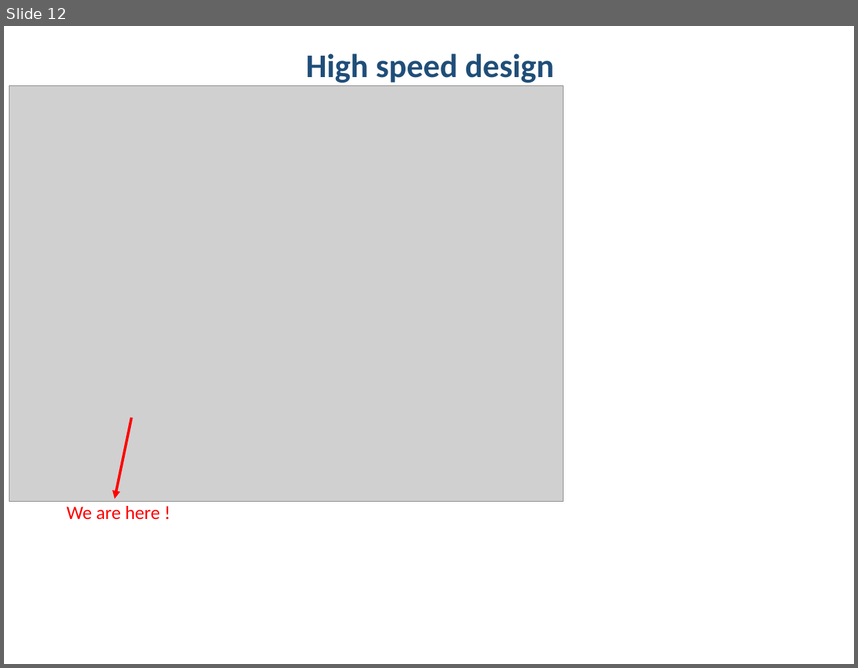
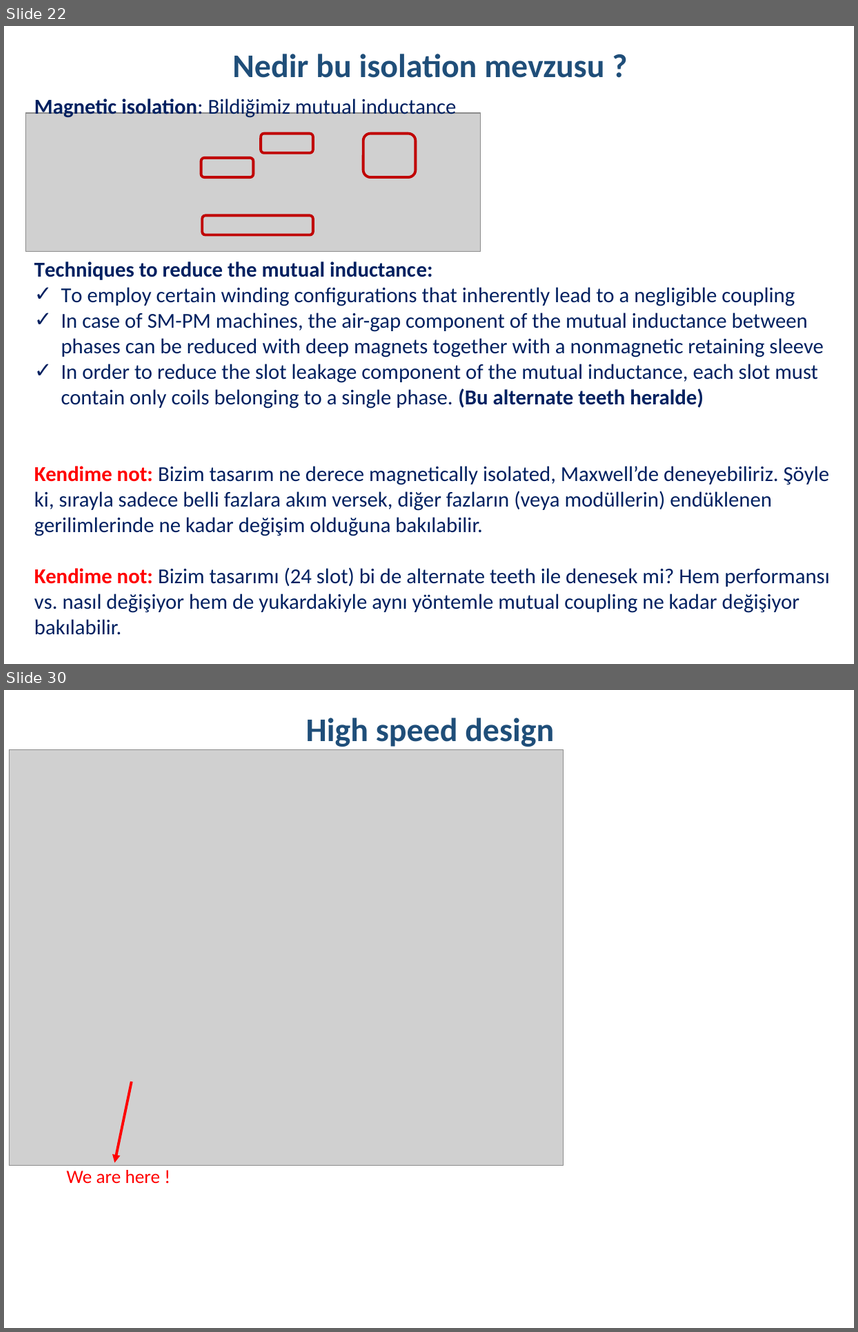
Before and after one commit to hakanpolat/IMMD, a slide deck: Literature/immd_ver2_research.pptx. Shown one above the other, each under a label of ours: slide 12 before the commit, slides 22 and 30 after it; the slides between them are not shown. The pictures are 858x668 and 858x1332 pixels, drawn with LibreOffice and Linux fonts; fonts in the diff are those of the drawing; grey boxes stand for pictures. Boxes give left, top, right and bottom in pixels: in the first picture for what was removed or moved away, otherwise in the second. Text is boxed around its words. In the diff, an @@ line names an element or a change of style, - is before the commit and + after.

```diff
--- a/Literature/immd_ver2_research.pptx
+++ b/Literature/immd_ver2_research.pptx
@@ slide 22 added at [4,26,854,664], background #FFFFFF @@
@@ text added at [232,54,604,78], 28 pt, text #1F4E79, bold @@
+Nedir bu isolation mevzusu ?
@@ text added at [34,96,457,119], 18 pt, text #002060 @@
+Magnetic isolation: Bildiğimiz mutual inductance
@@ picture added at [26,113,481,251] @@
@@ rounded rectangle added at [261,133,312,153], outline #C00000 2.25 pt @@
@@ rounded rectangle added at [363,133,415,176], outline #C00000 2.25 pt @@
@@ rounded rectangle added at [201,158,253,177], outline #C00000 2.25 pt @@
@@ rounded rectangle added at [202,216,312,235], outline #C00000 2.25 pt @@
@@ text added at [34,261,823,408], 18 pt, text #002060 @@
+Techniques to reduce the mutual inductance:
+✓ To employ certain winding configurations that inherently lead to a negligible coupling
+✓ In case of SM-PM machines, the air-gap component of the mutual inductance between phases can be reduced with deep magnets together with a nonmagnetic retaining sleeve
+✓ In order to reduce the slot leakage component of the mutual inductance, each slot must contain only coils belonging to a single phase. (Bu alternate teeth heralde)
@@ text added at [34,466,830,635], 18 pt, text #002060 @@
+Kendime not: Bizim tasarım ne derece magnetically isolated, Maxwell’de deneyebiliriz. Şöyle ki, sırayla sadece belli fazlara akım versek, diğer fazların (veya modüllerin) endüklenen gerilimlerinde ne kadar değişim olduğuna bakılabilir.
+Kendime not: Bizim tasarımı (24 slot) bi de alternate teeth ile denesek mi? Hem performansı vs. nasıl değişiyor hem de yukardakiyle aynı yöntemle mutual coupling ne kadar değişiyor bakılabilir.
@@ what was slide 12 is now slide 30 @@
```
Also in this commit, not shown: 13 slides changed, 20 other slides added, 2 slides removed, 4 other files.
